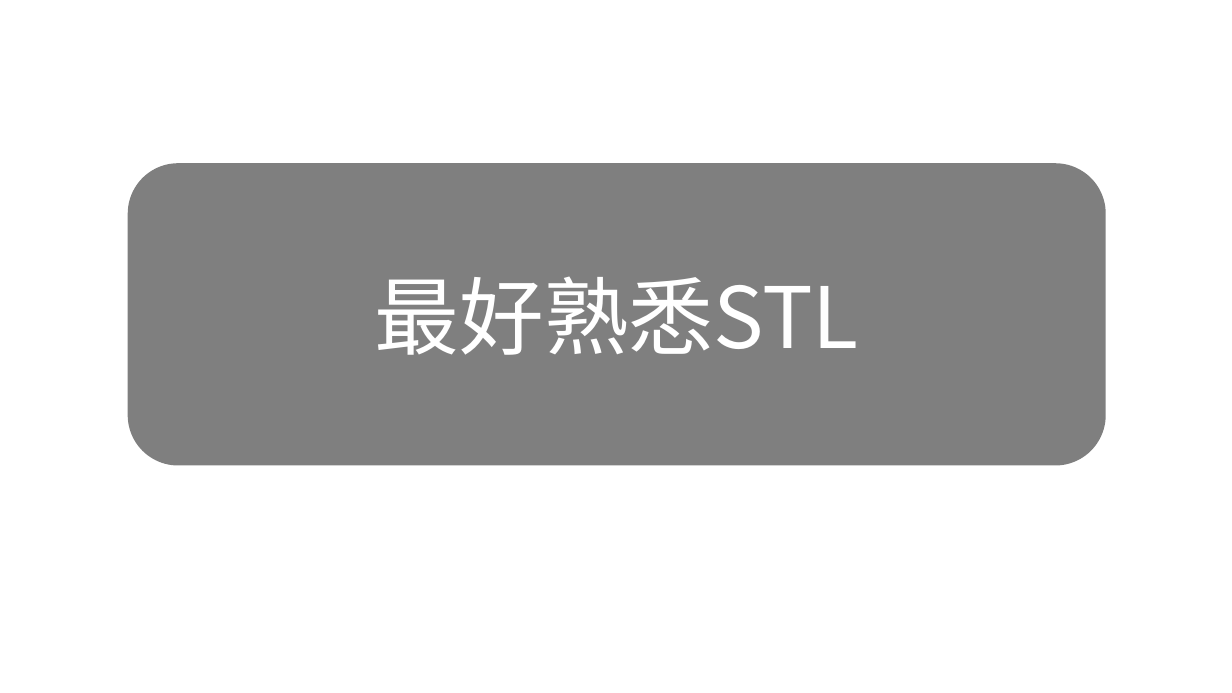
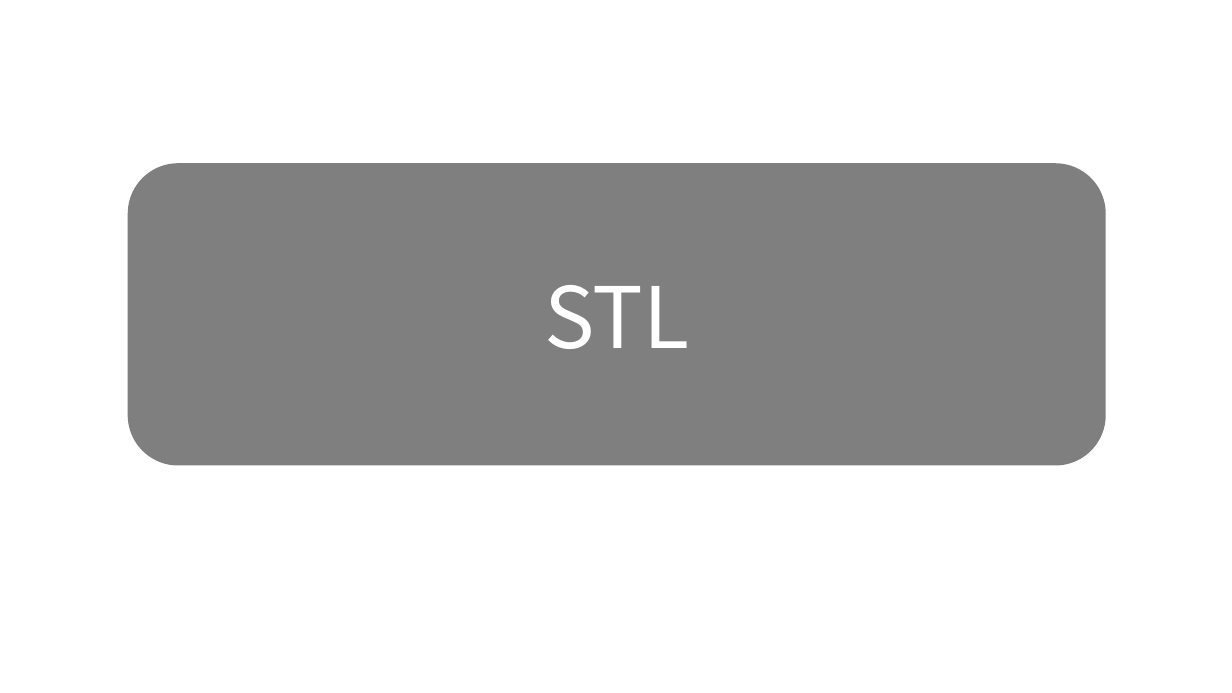
Before and after one commit to ZQF-ReVN/VN_Localization_Tutorials, a slide deck: slide 15 of Gal汉化分析/封包结构逆向/[Gal汉化分析] 封包逆向初步.pptx. Drawn at 1232x693 pixels with LibreOffice and Linux fonts; fonts in the diff are those of the drawing; background and template pictures are left out. Boxes give left, top, right and bottom in pixels: in the first picture for what was removed or moved away, otherwise in the second. Text is boxed around its words. In the diff, an @@ line names an element or a change of style, - is before the commit and + after.

```diff
--- a/Gal汉化分析/封包结构逆向/[Gal汉化分析] 封包逆向初步.pptx
+++ b/Gal汉化分析/封包结构逆向/[Gal汉化分析] 封包逆向初步.pptx
@@ text in rounded rectangle at [544,285,689,349]: text changed @@
-最好熟悉STL
+STL
```
Also in this commit, not shown: 9 other slides changed.
